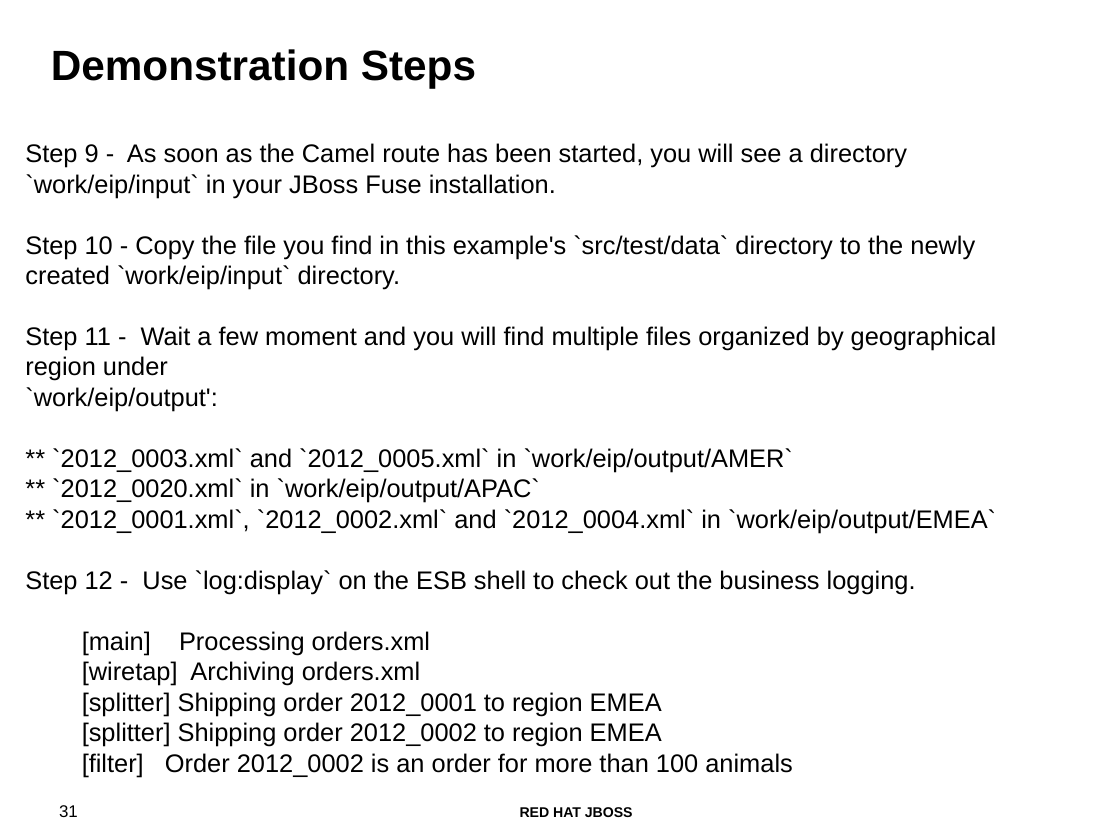
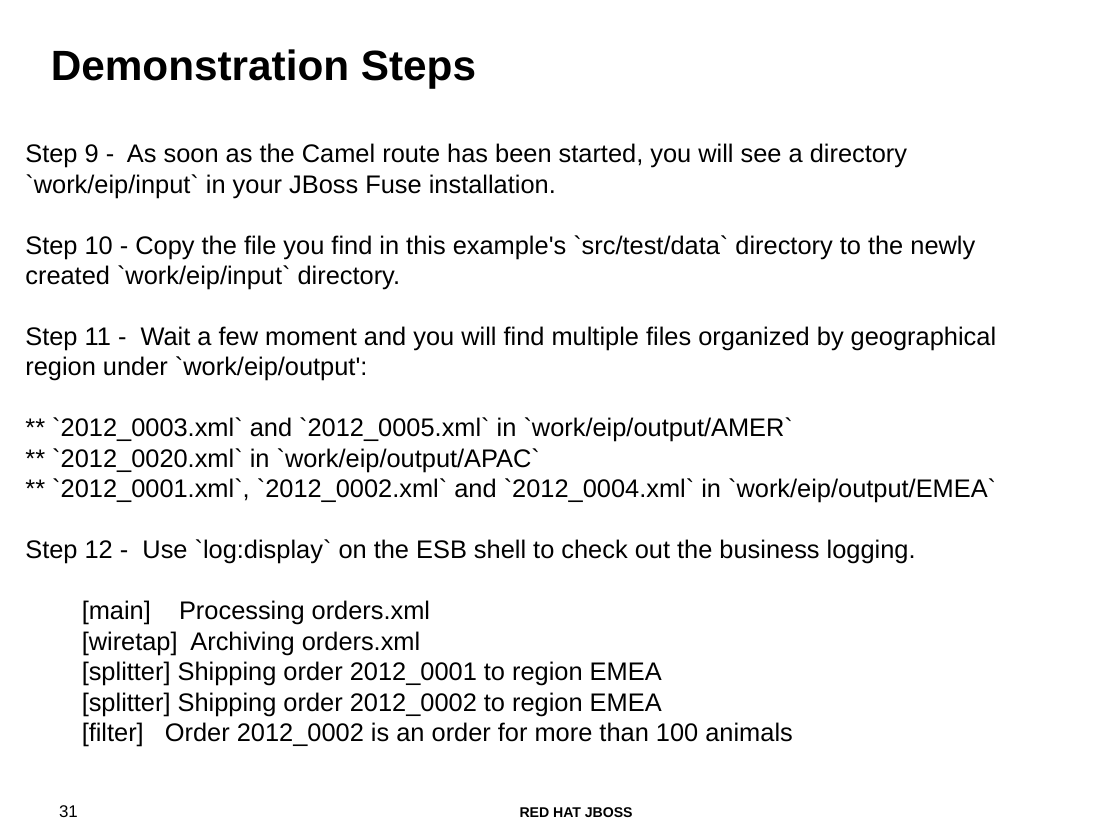
Before and after one commit to ikarus2k/fuse-eip-quickstart, a slide deck: slide 31 of webinar 04162013 - Getting started with Fuse.odp. Drawn at 1120x840 pixels with LibreOffice and Linux fonts; fonts in the diff are those of the drawing; background and template pictures are left out. Boxes give left, top, right and bottom in pixels: in the first picture for what was removed or moved away, otherwise in the second. Text is boxed around its words. In the diff, an @@ line names an element or a change of style, - is before the commit and + after.

```diff
--- a/webinar 04162013 - Getting started with Fuse.odp
+++ b/webinar 04162013 - Getting started with Fuse.odp
@@ text at (x1=25, y1=326, x2=996, y2=381): text changed @@
-Step 11 - Wait a few moment and you will find multiple files organized by geographical region under
-`work/eip/output':
+Step 11 - Wait a few moment and you will find multiple files organized by geographical region under `work/eip/output':
```
Also in this commit, not shown: 5 other slides changed, 1 slide added, 1 slide removed.
